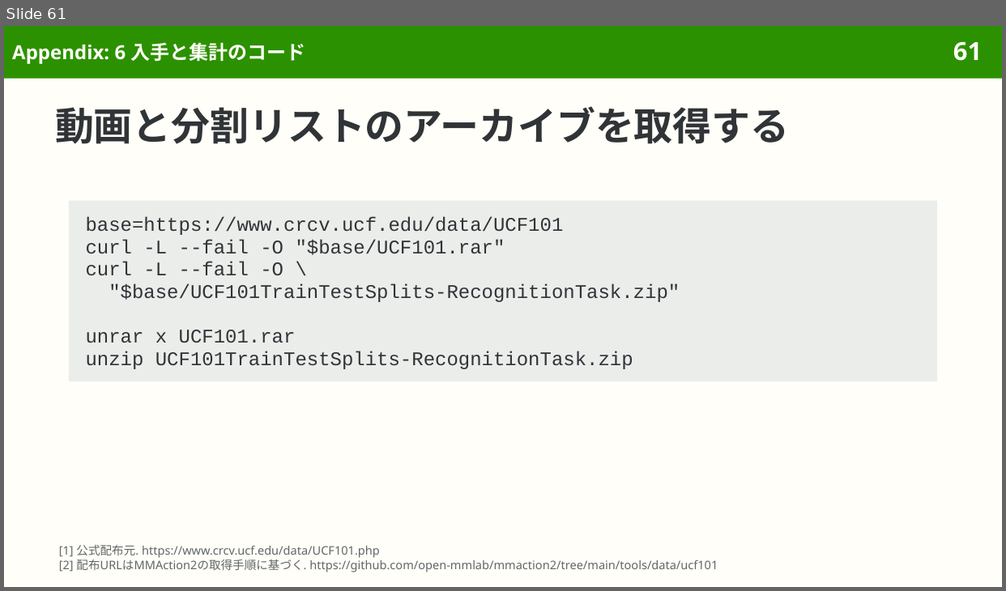
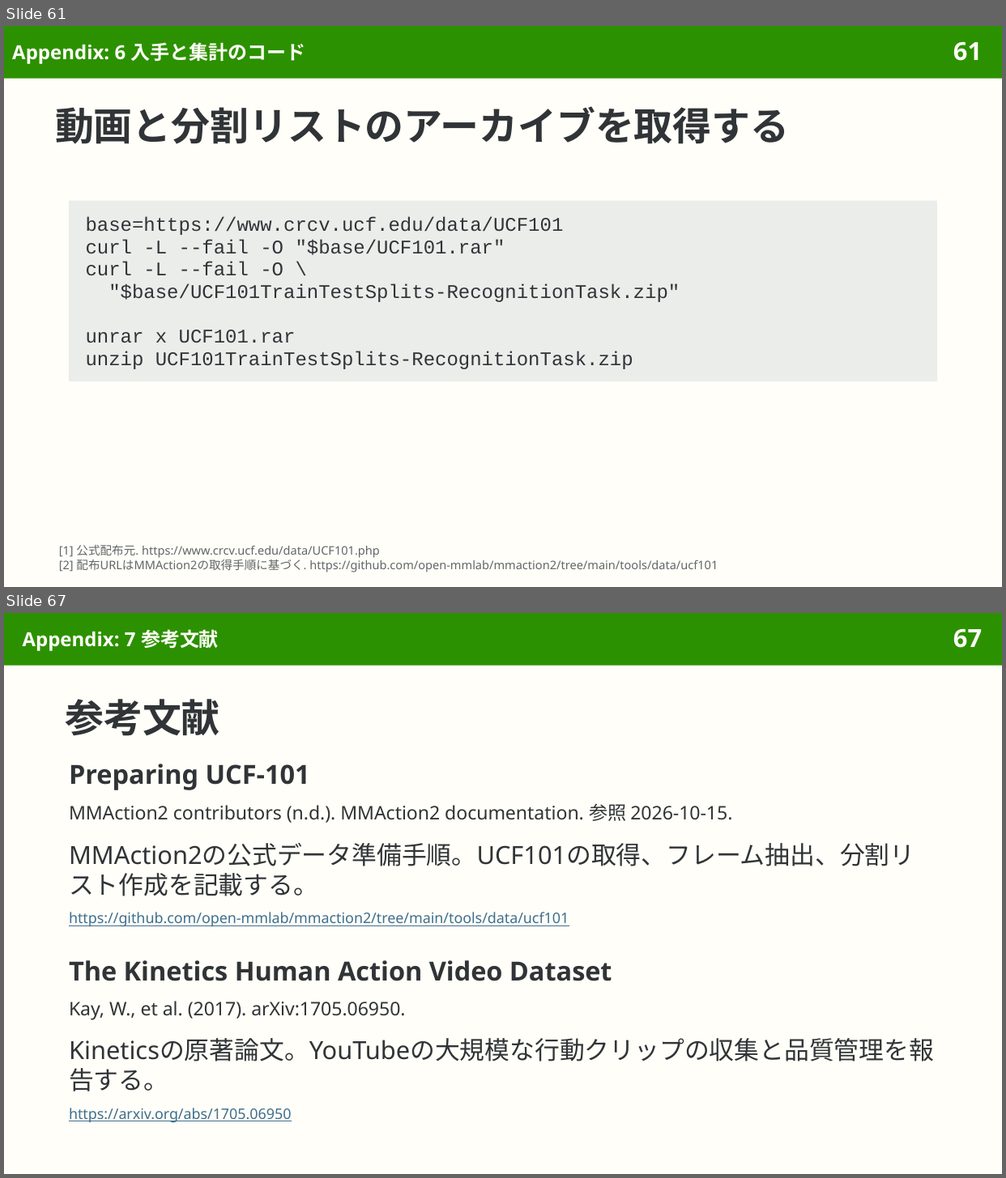
Before and after one commit to sasakiy84/datasets-in-10-minutes, a slide deck: slides/datasets-in-10-minutes-ucf101.pptx. Shown one above the other, each under a label of ours: slide 61 before the commit, slides 61 and 67 after it; the slides between them are not shown. The pictures are 1006x591 and 1006x1178 pixels, drawn with LibreOffice and Linux fonts; fonts in the diff are those of the drawing. Boxes give left, top, right and bottom in pixels: in the first picture for what was removed or moved away, otherwise in the second. Text is boxed around its words. In the diff, an @@ line names an element or a change of style, - is before the commit and + after.

```diff
--- a/slides/datasets-in-10-minutes-ucf101.pptx
+++ b/slides/datasets-in-10-minutes-ucf101.pptx
@@ slide 67 added at (4,613,1002,1174), background #FFFEF8; not listed: 2 template elements that a slide beside it also shows @@
@@ title added at (23,629,219,651), 14 pt, text #FFFEF8, bold @@
+Appendix: 7 参考文献
@@ title added at (65,699,219,736), 28 pt, text #303437, bold @@
+参考文献
@@ text added at (69,764,310,790), 19 pt, text #303437, bold @@
+Preparing UCF-101
@@ text added at (69,803,732,823), 13.5 pt, text #303437 @@
+MMAction2 contributors (n.d.). MMAction2 documentation. 参照 2026-10-15.
@@ text added at (69,843,915,897), 18 pt, text #303437 @@
+MMAction2の公式データ準備手順。UCF101の取得、フレーム抽出、分割リスト作成を記載する。
@@ text added at (69,912,569,927), 10.5 pt, text #3F6F8F, underline @@
+https://github.com/open-mmlab/mmaction2/tree/main/tools/data/ucf101
@@ text added at (69,960,612,982), 19 pt, text #303437, bold @@
+The Kinetics Human Action Video Dataset
@@ text added at (69,1001,405,1020), 13.5 pt, text #303437 @@
+Kay, W., et al. (2017). arXiv:1705.06950.
@@ text added at (69,1038,934,1092), 18 pt, text #303437 @@
+Kineticsの原著論文。YouTubeの大規模な行動クリップの収集と品質管理を報告する。
@@ text added at (69,1108,292,1123), 10.5 pt, text #3F6F8F, underline @@
+https://arxiv.org/abs/1705.06950
```
Also in this commit, not shown: 6 other slides added, 3 slides removed, 10 other files.
